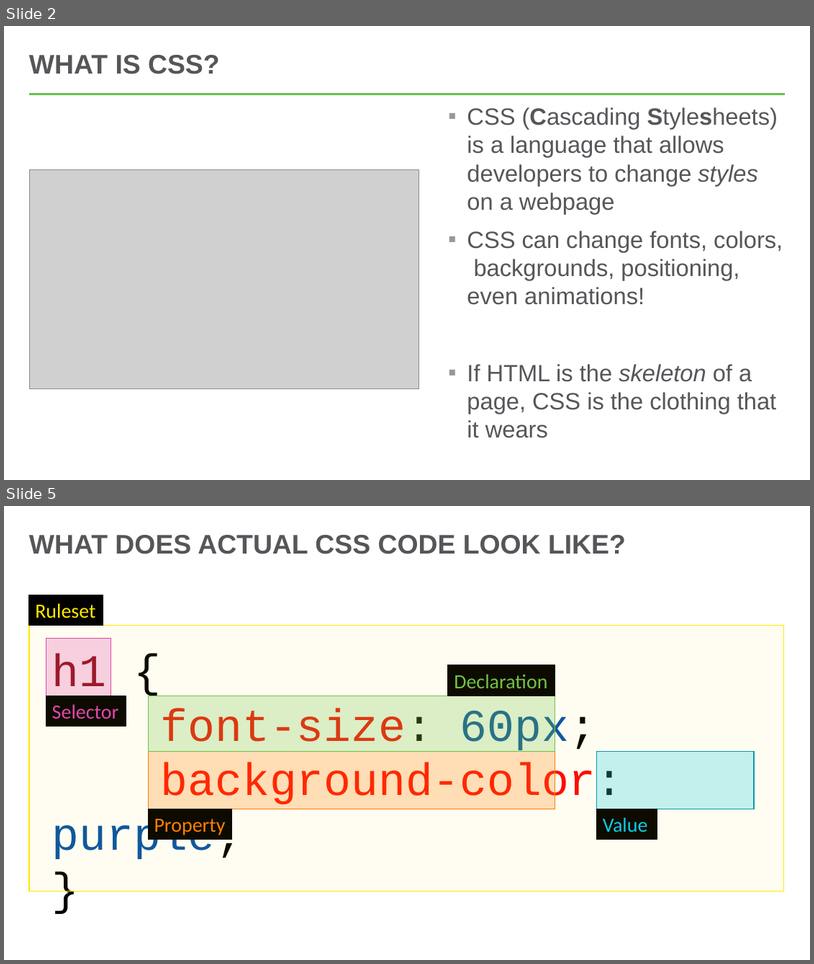
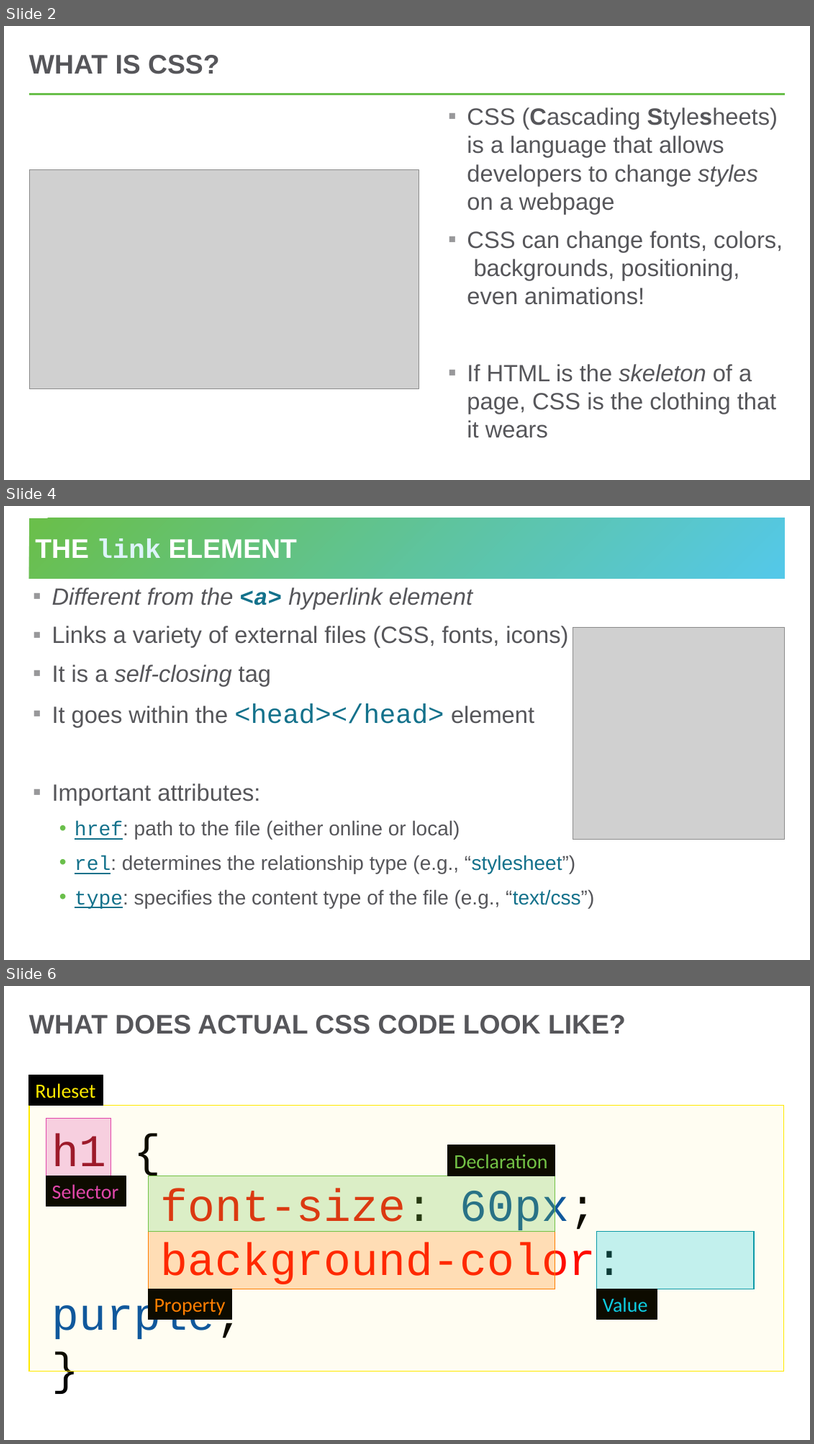
Before and after one commit to hylandtechoutreach/ucs, a slide deck: CssIntro/HelloCss.pptx. Shown one above the other, each under a label of ours: slides 2 and 5 before the commit, slides 2, 4 and 6 after it; the slides between them are not shown. The pictures are 814x964 and 814x1444 pixels, drawn with LibreOffice and Linux fonts; fonts in the diff are those of the drawing; grey boxes stand for pictures. Boxes give left, top, right and bottom in pixels: in the first picture for what was removed or moved away, otherwise in the second. Text is boxed around its words. In the diff, an @@ line names an element or a change of style, - is before the commit and + after.

```diff
--- a/CssIntro/HelloCss.pptx
+++ b/CssIntro/HelloCss.pptx
@@ slide 4 added at bbox=[4, 506, 810, 960], background #FFFFFF @@
@@ title added at bbox=[29, 518, 786, 579], fill gradient #6ABF4B to #54C8E8, 32 pt, text #FFFFFF, bold @@
+THE link ELEMENT
@@ text added at bbox=[52, 587, 594, 908], 24 pt, text #56565A @@
+▪ Different from the <a> hyperlink element
+▪ Links a variety of external files (CSS, fonts, icons)
+▪ It is a self-closing tag
+▪ It goes within the <head></head> element
+▪ Important attributes:
+  • href: path to the file (either online or local)
+  • rel: determines the relationship type (e.g., “stylesheet”)
+  • type: specifies the content type of the file (e.g., “text/css”)
@@ picture added at bbox=[574, 627, 786, 839] @@
@@ what was slide 5 is now slide 6 @@
```
Also in this commit, not shown: 2 slides changed, 1 other slide added, 1 slide removed, 40 other files.
